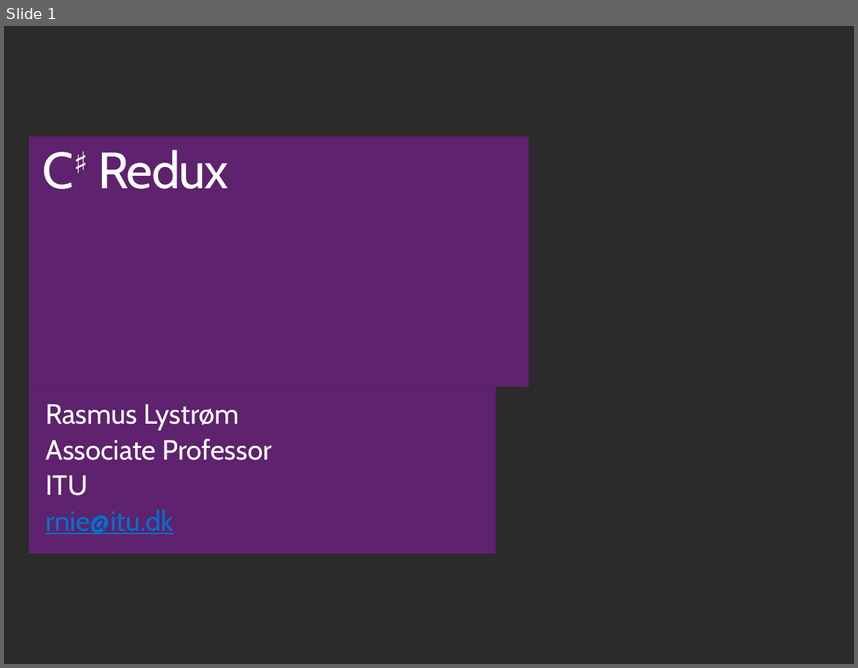
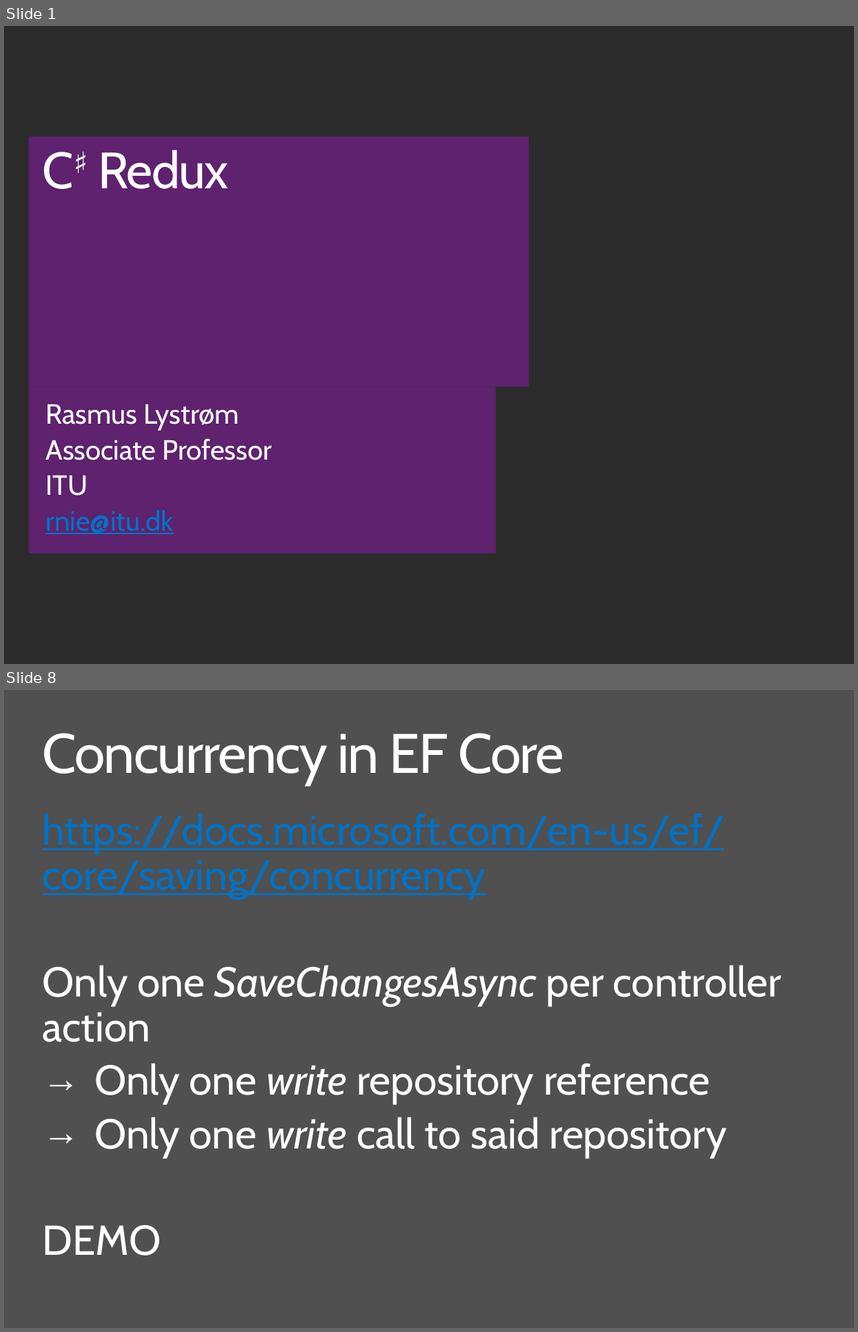
Before and after one commit to ondfisk/BDSA2018, a slide deck: Slides/Lecture11 - CSharp Redux.pptx. Shown one above the other, each under a label of ours: slide 1 before the commit, slides 1 and 8 after it; the slides between them are not shown. The pictures are 858x668 and 858x1332 pixels, drawn with LibreOffice and Linux fonts; fonts in the diff are those of the drawing; background and template pictures are left out; a plain dark background stands for a picture behind light text. Boxes give left, top, right and bottom in pixels: in the first picture for what was removed or moved away, otherwise in the second. Text is boxed around its words. In the diff, an @@ line names an element or a change of style, - is before the commit and + after.

Commit message:
Concurrency example in EF Core added

```diff
--- a/Slides/Lecture11 - CSharp Redux.pptx
+++ b/Slides/Lecture11 - CSharp Redux.pptx
@@ slide 8 added at box(4, 690, 854, 1328), background #505050 @@
@@ title added at box(42, 733, 564, 785), 48 pt, text #FFFFFF @@
+Concurrency in EF Core
@@ text added at box(43, 814, 782, 1255), 36 pt, text #FFFFFF @@
+https://docs.microsoft.com/en-us/ef/core/saving/concurrency
+Only one SaveChangesAsync per controller action
+→ Only one write repository reference
+→ Only one write call to said repository
+DEMO
```
Also in this commit, not shown: 9 other slides added, 1 slide removed, 52 other files.
